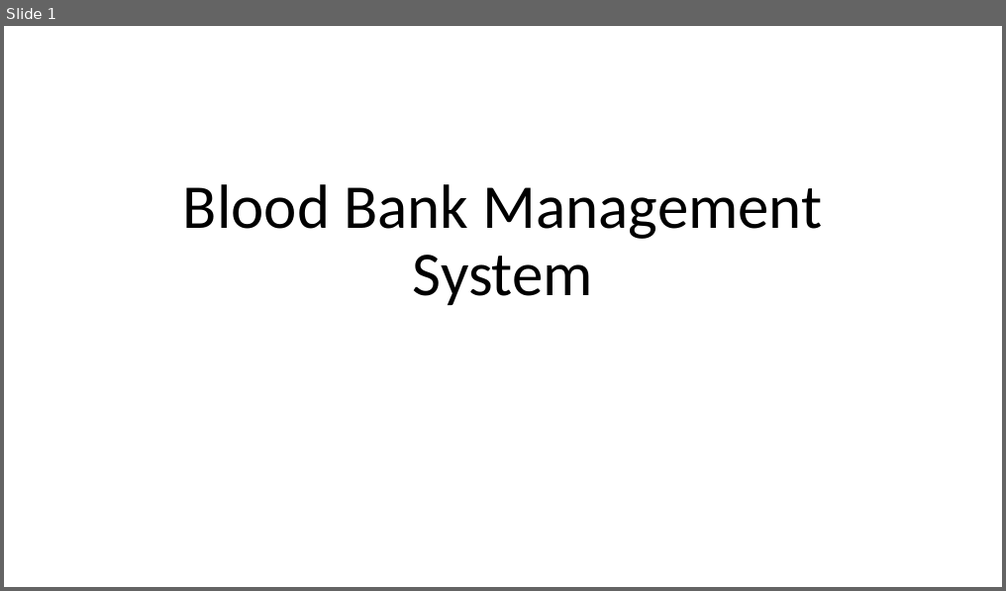
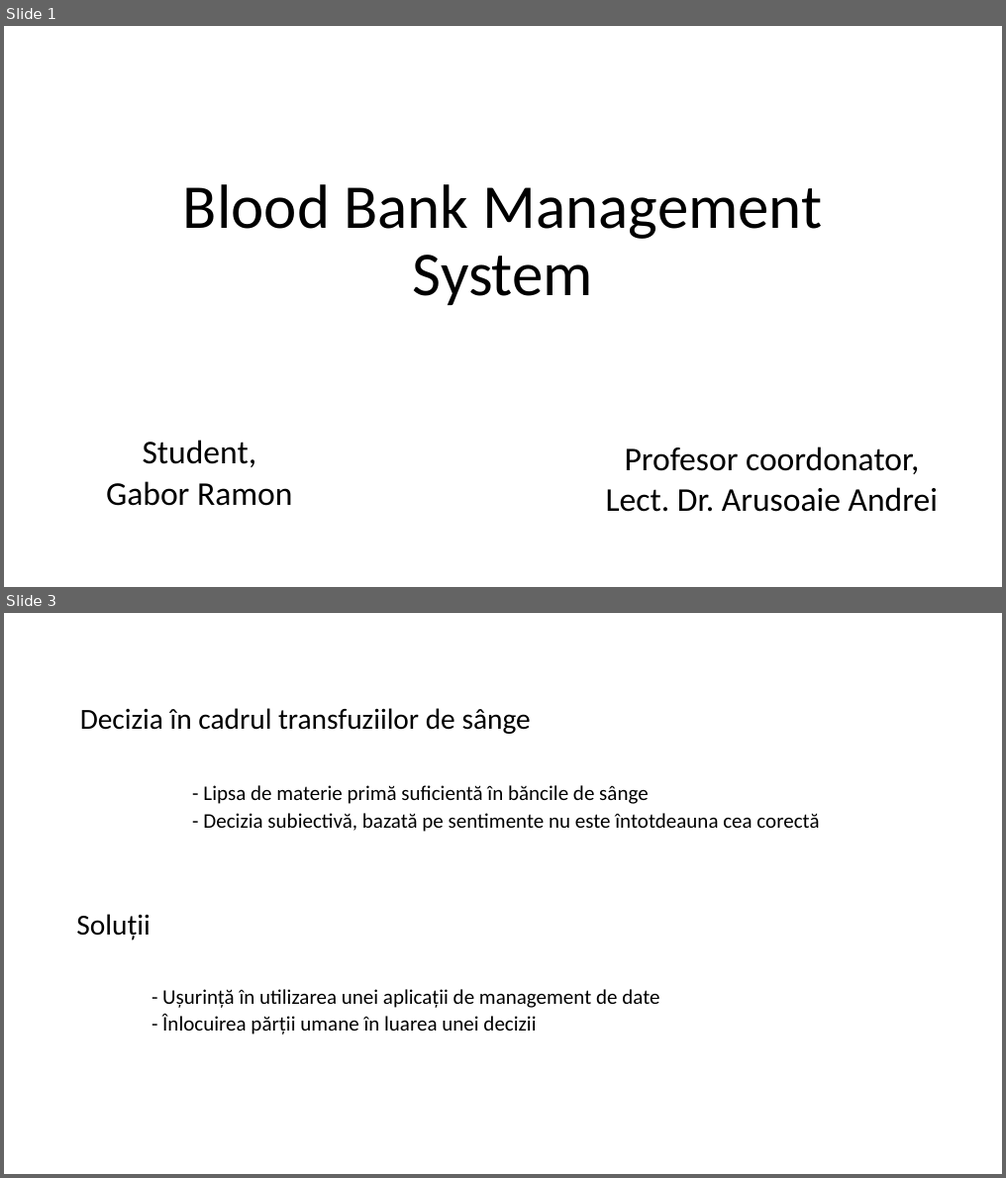
Before and after one commit to ramongabor95/Licenta, a slide deck: Licenta-Ramon Gabor.pptx. Shown one above the other, each under a label of ours: slide 1 before the commit, slides 1 and 3 after it; the slides between them are not shown. The pictures are 1006x591 and 1006x1178 pixels, drawn with LibreOffice and Linux fonts; fonts in the diff are those of the drawing. Boxes give left, top, right and bottom in pixels: in the first picture for what was removed or moved away, otherwise in the second. Text is boxed around its words. In the diff, an @@ line names an element or a change of style, - is before the commit and + after.

```diff
--- a/Licenta-Ramon Gabor.pptx
+++ b/Licenta-Ramon Gabor.pptx
@@ slide 3 added at bbox=[4, 613, 1002, 1174], background #FFFFFF @@
@@ text added at bbox=[80, 708, 819, 832], 20 pt, text #000000 @@
+Decizia în cadrul transfuziilor de sânge
+  - Lipsa de materie primă suficientă în băncile de sânge
+  - Decizia subiectivă, bazată pe sentimente nu este întotdeauna cea corectă
@@ text added at bbox=[76, 914, 659, 1035], 20 pt, text #000000 @@
+Soluții
+- Ușurință în utilizarea unei aplicații de management de date
+- Înlocuirea părții umane în luarea unei decizii
@@ slide 1 changed as well @@
@@ subtitle added at bbox=[106, 440, 293, 506], 32 pt, text #000000 @@
+Student,
+Gabor Ramon
@@ text added at bbox=[606, 447, 938, 512], 32 pt, text #000000 @@
+Profesor coordonator,
+Lect. Dr. Arusoaie Andrei
```
Also in this commit, not shown: 11 other slides added.
